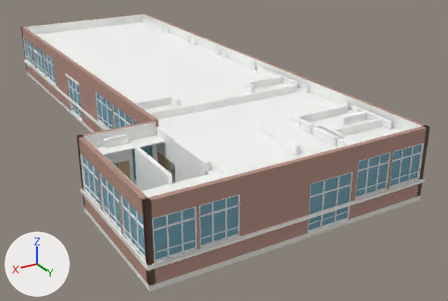
A saved change to the glTF model models/info_1F.glb.
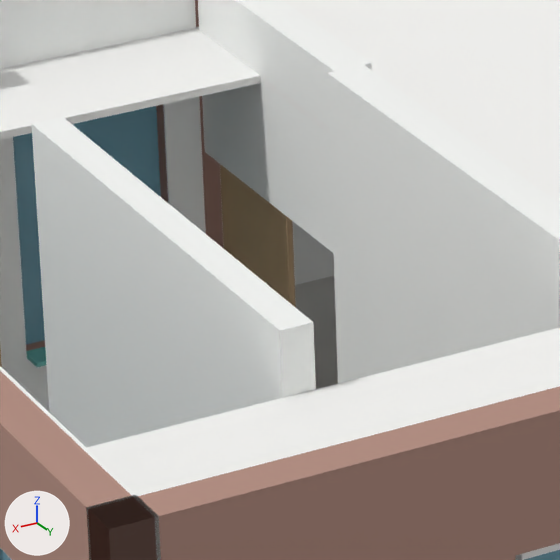
Each version appears first whole from a 50 mm lens placed at (-32.31, 8.51, 14.02), pointed at (-50.75, -22.24, -1.35), and next in a close-up on the part from 29% to 46% of the width and 44% to 68% of the height. The axes (+X, +Y, +Z) are drawn at lower left. The lights are the same throughout. The older version's two pictures come first. Where no turn or scale is listed for an object, it has been applied to the vertices. Vertices at exactly the same position are counted once.

Names of what the first close-up shows: 'info_1F__brick', 'info_1F__ceil', 'info_1F__corrFloor', 'info_1F__door', 'info_1F__glass', 'info_1F__wallIn' and 2 more.
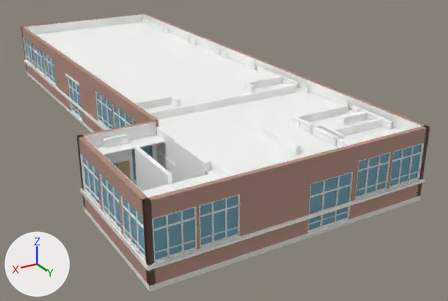
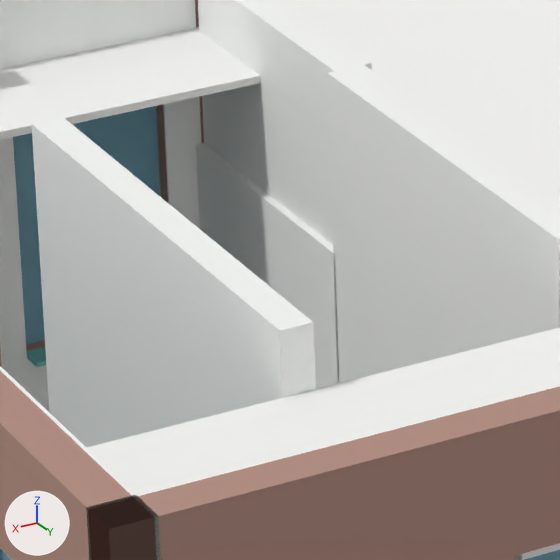
What changed in the scene script:
```text
Change me_info_1f__wallin:
    used by ob_info_1f__wallin; location = (-47.25, -25.85, 1.8)
    remove me_info_1f__wallin.from_pydata(...)  # 951 vertices, 1872 faces; spans x -7.2..7.2, y -16.1..16.1, z -1.8..1.8
    add me_info_1f__wallin.from_pydata(...)  # 959 vertices, 1884 faces; spans x -7.2..7.2, y -16.1..16.1, z -1.8..1.8
    me_info_1f__wallin part 1: a new loose piece, a box spanning x 3.25..3.5, y 8.93..10.92, z -1.8..0.35, in mat_wallin (white #f9fbf8)
```

Where the change shows, as pixel boxes (x1, y1, x2, y2) in the close-ups (560 x 560 px):
part 1 of me_info_1f__wallin, added
    after: (196, 143, 339, 389)
'info_1F__door', unchanged, covered by the edit
    before: (0, 164, 296, 367)
    after: (0, 349, 2, 367)
'info_1F__corrFloor', unchanged, covered by the edit
    before: (295, 276, 338, 389)
